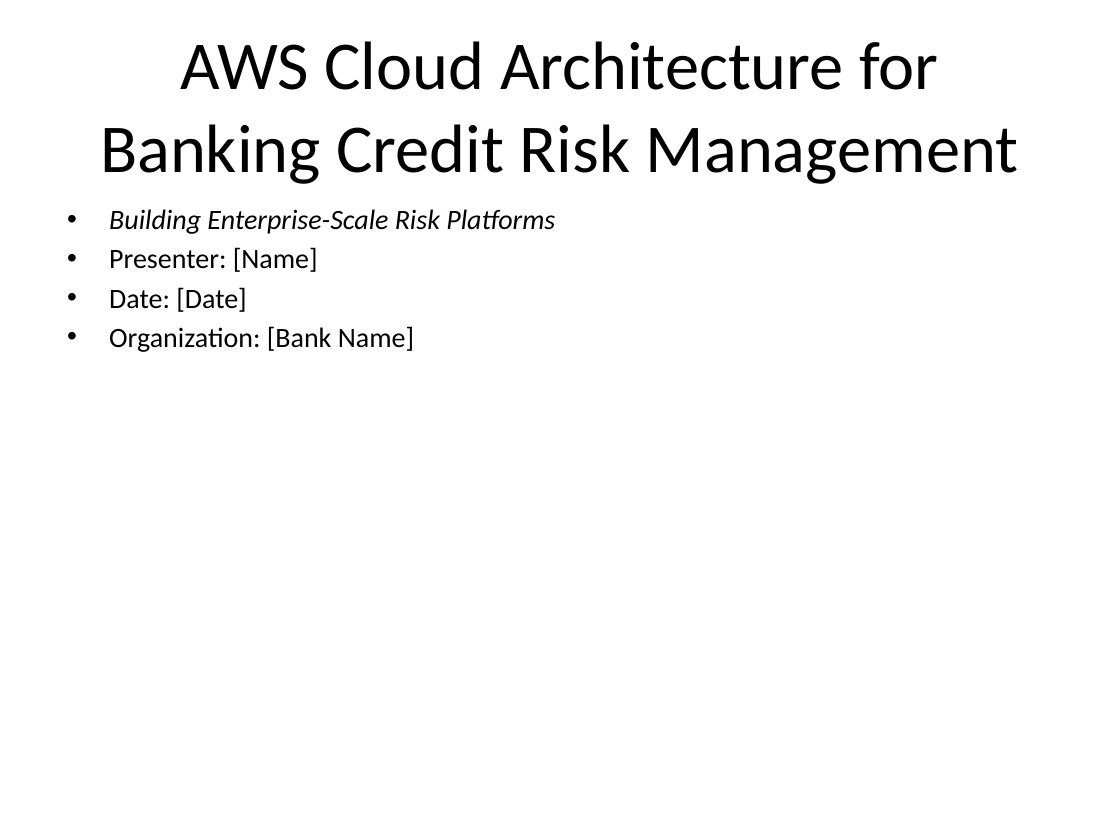
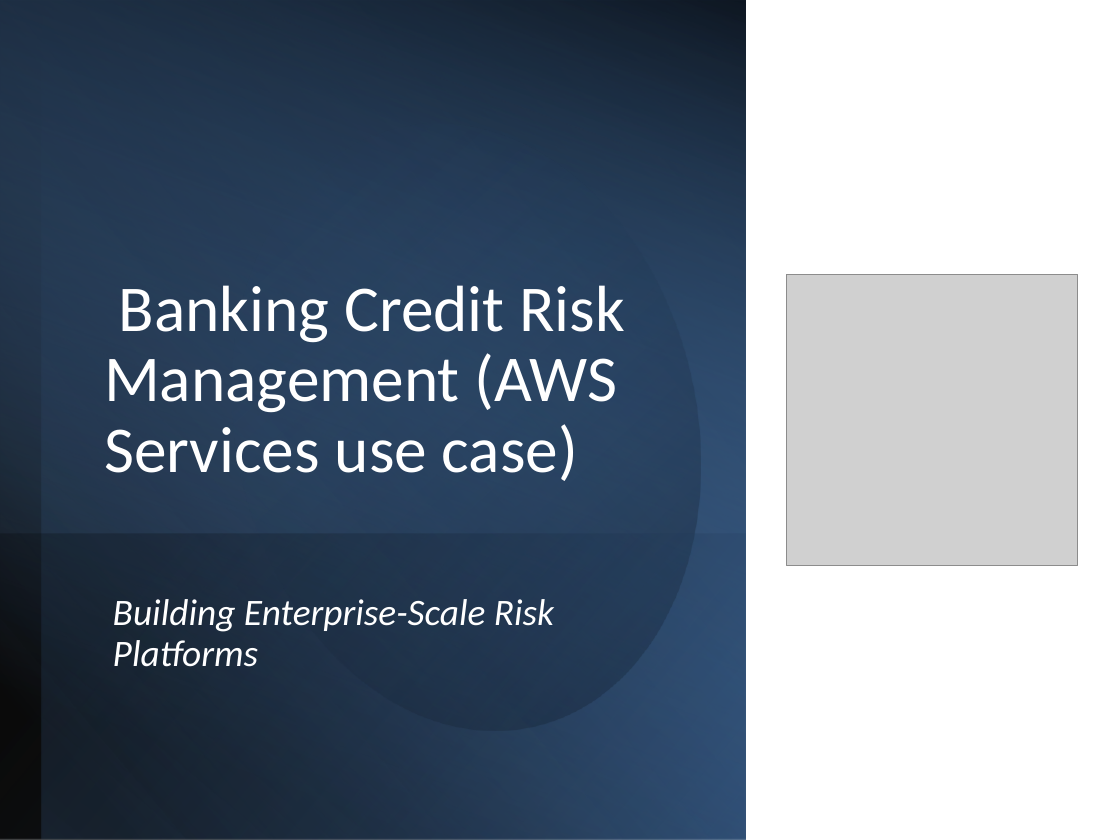
Before and after one commit to karthikvx/credit-risk-service-app, a slide deck: slide 1 of aws_credit_risk_architecture.pptx (slide 3 before the commit). Drawn at 1120x840 pixels with LibreOffice and Linux fonts; fonts in the diff are those of the drawing; grey boxes stand for pictures. Boxes give left, top, right and bottom in pixels: in the first picture for what was removed or moved away, otherwise in the second. Text is boxed around its words. In the diff, an @@ line names an element or a change of style, - is before the commit and + after.

```diff
--- a/aws_credit_risk_architecture.pptx
+++ b/aws_credit_risk_architecture.pptx
@@ rectangle added at (0, 0, 745, 840), fill gradient #000000 to #4F81BD @@
@@ rectangle added at (0, 0, 745, 840), fill gradient #4F81BD to #000000 @@
@@ rectangle added at (43, 0, 746, 840), fill gradient #4F81BD to #254061 to #000000 @@
@@ ellipse added at (174, 78, 756, 776), fill gradient #376092 to #000000 @@
@@ title "Banking Credit Risk Management (AWS ..." at (104, 285, 625, 481): vertical alignment middle to bottom @@
@@ text at (109, 247, 414, 352): paragraphs removed @@
-• Presenter: [Name]
-• Date: [Date]
-• Organization: [Bank Name]
@@ title at (104, 285, 625, 481): text changed; size 44 to 42 pt; text colour #000000 to #FFFFFF @@
-AWS Cloud Architecture for Banking Credit Risk Management
+Banking Credit Risk Management (AWS Services use case)
@@ picture added at (786, 274, 1077, 566) @@
@@ rectangle added at (0, 533, 745, 840), fill gradient #376092 to #000000 @@
@@ text "Building Enterprise-Scale Risk Platforms": place and size @@
-text "Building Enterprise-Scale Risk Platforms" at (109, 209, 555, 352)
+text "Building Enterprise-Scale Risk Platforms" at (113, 599, 554, 667)
@@ text "Building Enterprise-Scale Risk Platforms" at (113, 599, 554, 667): size 18 to 24 pt, text colour #000000 to #FFFFFF; bullet • to none; line spacing 1 to 0.9; more space between paragraphs @@
```
Also in this commit, not shown: 17 other slides changed, 3 slides removed.
